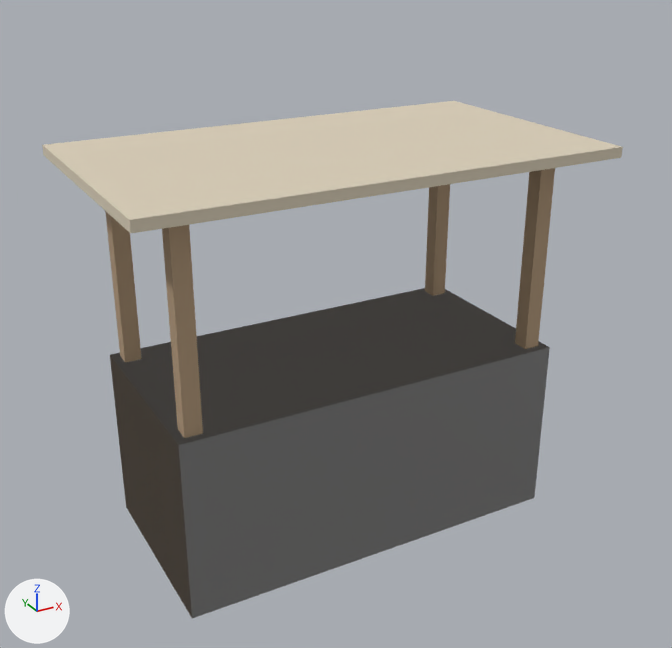
Before and after pictures for a commit that changed the glTF model assets/models/market_stall.glb.
Both versions are drawn from a 50 mm lens placed at (-2.46, -4.52, 3.53), pointed at (-0.01, -0.07, 1.31). Arrows for +X, +Y and +Z are at lower left; the lights stay in place. The first picture is the older version. Where no turn or scale is listed for an object, it has been applied to the vertices. Vertices at exactly the same position are counted once.

Names of what the first picture shows: 'market_stall', 'market_stall-col'.
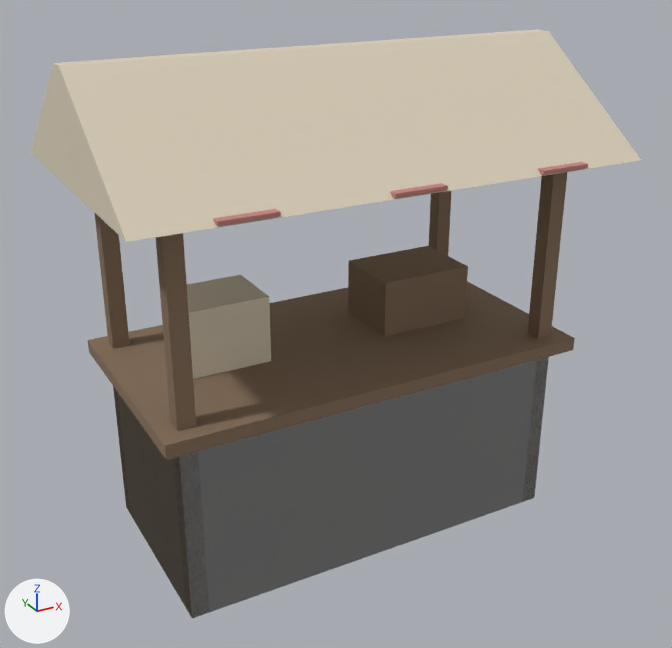
Where the change shows, as pixel boxes [x1, y1, x2, y2] in the pictures (672 x 648 px):
'market_stall', reshaped
    before: [42, 101, 623, 438]
    after: [31, 29, 641, 618]
part 1 of me_cube, added (brown)
    after: [87, 281, 575, 460]
part 2 of me_cube, added (brown)
    after: [156, 233, 209, 618]
part 3 of me_cube, added (brown)
    after: [94, 212, 131, 514]
part 4 of me_cube, added (brown)
    after: [523, 172, 567, 501]
part 5 of me_cube, added (brown)
    after: [429, 191, 451, 256]
part 6 of me_cube, added (brown)
    after: [348, 246, 468, 337]
part 7 of me_cube, added
    after: [187, 275, 271, 379]
part 8 of me_cube, added (pink)
    after: [213, 209, 281, 226]
part 9 of me_cube, added (pink)
    after: [390, 183, 448, 198]
part 10 of me_cube, added
    after: [538, 162, 588, 175]
part 11 of me_cube, rebuilt (61% taller)
    before: [42, 101, 623, 233]
    after: [31, 29, 641, 242]
part 12 of me_cube, deleted (beige)
    before: [425, 184, 450, 296]
part 13 of me_cube, deleted (beige)
    before: [162, 225, 203, 438]
part 14 of me_cube, deleted (beige)
    before: [105, 211, 142, 362]
part 15 of me_cube, deleted (beige)
    before: [515, 168, 555, 349]

The change, as a list of edits to the scene's bpy script:
```text
Add mat_canvas_stripe:
    mat_canvas_stripe = principled_material('canvas_stripe')
    mat_canvas_stripe.base_color = (0.55, 0.22, 0.2)  # pink #c4817c
    mat_canvas_stripe.roughness = 0.9
Add mat_wood_dark:
    mat_wood_dark = principled_material('wood_dark')
    mat_wood_dark.base_color = (0.24, 0.16, 0.1)  # brown #866f59
    mat_wood_dark.roughness = 0.9
Change me_cube:
    used by ob_market_stall; location = (0.0, 0.0, 0.0)
    remove me_cube.from_pydata(...)  # 48 vertices, 72 faces; spans x -1.4..1.4, y -0.8..0.8, z 0.0..2.36
    add me_cube.from_pydata(...)  # 96 vertices, 144 faces; spans x -1.45..1.45, y -0.91..0.91, z 0.0..2.9
    me_cube part 1: a new loose piece, a box spanning x -1.3..1.3, y -0.7..0.7, z 1.1..1.18, in mat_wood_dark (brown #866f59)
    me_cube part 2: a new loose piece, a box spanning x -1.2..-1.1, y -0.6..-0.5, z 0.0..2.4, in mat_wood_dark (brown #866f59)
    me_cube part 3: a new loose piece, a box spanning x -1.2..-1.1, y 0.5..0.6, z 0.0..2.4, in mat_wood_dark (brown #866f59)
    me_cube part 4: a new loose piece, a box spanning x 1.1..1.2, y -0.6..-0.5, z 0.0..2.4, in mat_wood_dark (brown #866f59)
    me_cube part 5: a new loose piece, a box spanning x 1.1..1.2, y 0.5..0.6, z 0.0..2.4, in mat_wood_dark (brown #866f59)
    me_cube part 6: a new loose piece, a box spanning x 0.3..0.9, y -0.12..0.32, z 1.18..1.53, in mat_wood_dark (brown #866f59)
    me_cube part 7: a new loose piece, a box spanning x -0.95..-0.45, y -0.1..0.3, z 1.18..1.58, in mat_canvas (pale yellow #ddd1bc)
    me_cube part 8: a new loose piece, a box spanning x -1.05..-0.75, y -0.91..0.91, z 2.31..2.33, in mat_canvas_stripe (pink #c4817c)
    me_cube part 9: a new loose piece, a box spanning x -0.15..0.15, y -0.91..0.91, z 2.31..2.33, in mat_canvas_stripe (pink #c4817c)
    me_cube part 10: a new loose piece, a box spanning x 0.75..1.05, y -0.91..0.91, z 2.31..2.33, in mat_canvas_stripe (pink #c4817c)
    me_cube part 11: the loose piece of 8 vertices spanning x -1.4..1.4, y -0.8..0.8, z 2.3..2.36 is rebuilt with 8 vertices and now spans x -1.45..1.45, y -0.9..0.9, z 2.3..2.9
    me_cube part 12: the loose piece of 8 vertices spanning x 1.05..1.15, y 0.45..0.55, z 0.0..2.3 is deleted
    me_cube part 13: the loose piece of 8 vertices spanning x -1.15..-1.05, y -0.55..-0.45, z 0.0..2.3 is deleted
    me_cube part 14: the loose piece of 8 vertices spanning x -1.15..-1.05, y 0.45..0.55, z 0.0..2.3 is deleted
    me_cube part 15: the loose piece of 8 vertices spanning x 1.05..1.15, y -0.55..-0.45, z 0.0..2.3 is deleted
    add me_cube.materials.append(mat_wood_dark)  # brown #866f59
    add me_cube.materials.append(mat_canvas_stripe)  # pink #c4817c
```
